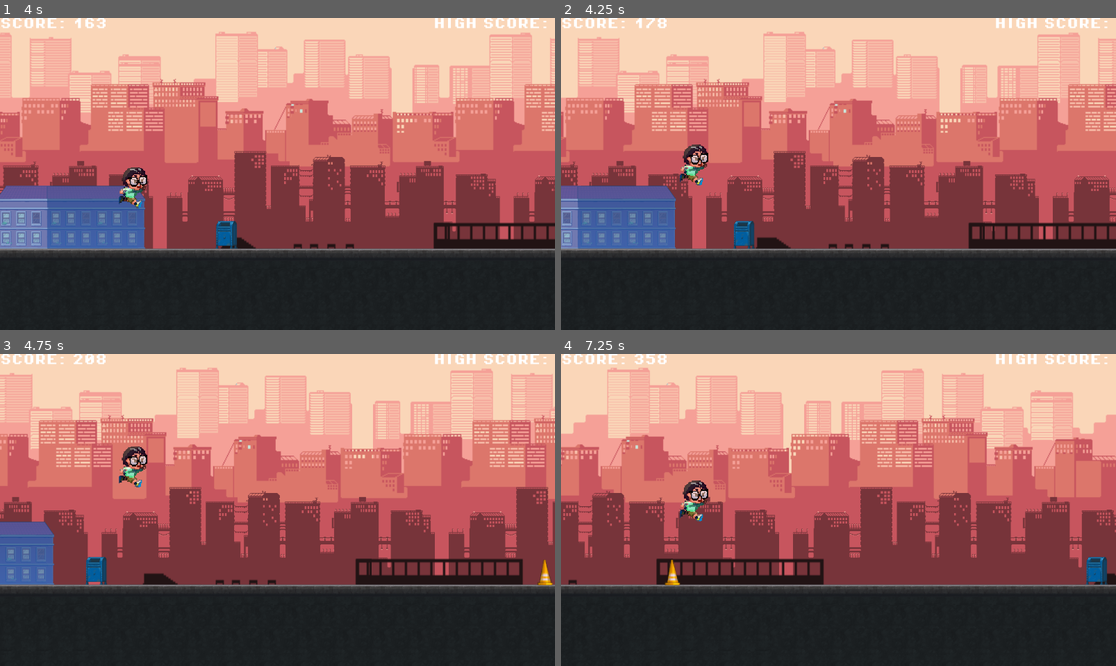
Above: before the commit, frames 1-4 (two rows, left to right).
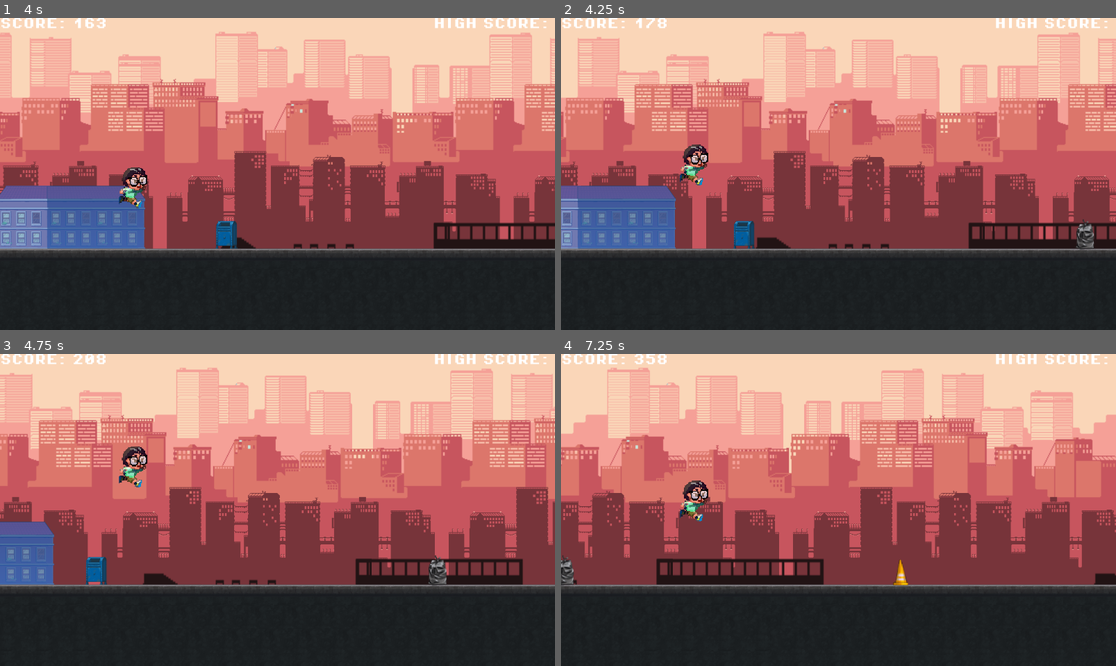
Above: after the commit, the same moments.

Repository: Chantology/runkimmy
Game: Godot game, scene res://scenes/ui/main_menu.tscn
Two runs of this game, one before a commit and one after it. Both use one fixed random seed, a clock stepped at 60 frames per second and the inputs below.
Inputs:
- Up to frame 1 (4 s): click "PLAY GAME" at 0.5 s; tap Enter (ui_accept) at 1.25, 1.52, 2.27, 3.77 s; hold Right (ui_right) 1.28-2.78 s; hold Left (ui_left) 2.78-3.53 s; hold Right (ui_right) from 3.53 s (still down)
- Up to frame 2 (4.25 s): keep holding Right (ui_right)
- Up to frame 3 (4.75 s): keep holding Right (ui_right); tap Enter (ui_accept) at 4.52 s
- Up to frame 4 (7.25 s): release Right (ui_right) at 5.03 s; hold Left (ui_left) 5.03-5.78 s; tap Enter (ui_accept) at 5.27, 6.77 s; hold Right (ui_right) 5.78-6.53 s; hold Left (ui_left) from 6.53 s (still down)

Frame 1 is identical in both runs. In frame 2, 0.2% of the frame differs, in the area x 92-96%, y 64-75%; in frame 3, 0.3%; in frame 4, 0.7%, in the area x 0-99%, y 64-75%.

Commit message:
- minor changes - added timer node (no function)

Diff:
--- a/project.godot
+++ b/project.godot
@@ -12,7 +12,7 @@
 
 config/name="Run Kimmy "
 config/description="This Game must be released before Kim's first game!"
-config/version="0.1.7.6"
+config/version="0.1.7.7"
 run/main_scene="res://scenes/ui/main_menu.tscn"
 config/features=PackedStringArray("4.3", "Forward Plus")
 boot_splash/bg_color=Color(0.0646965, 0.0646965, 0.0646965, 1)
--- a/scenes/level.tscn
+++ b/scenes/level.tscn
@@ -33,3 +33,7 @@
 [node name="AudioStreamPlayer" type="AudioStreamPlayer" parent="."]
 stream = ExtResource("8_crq84")
 autoplay = true
+
+[node name="Timer" type="Timer" parent="."]
+wait_time = 2.0
+autostart = true
--- a/scripts/level.gd
+++ b/scripts/level.gd
@@ -24,7 +24,7 @@
 const START_SPEED : float = 10.0
 const SPEED_MODIFIER : int = 5000
 #MAX_SPEED was 25 before
-const MAX_SPEED : int = 50
+const MAX_SPEED : int = 40
 var screen_size : Vector2i
 var ground_height : int
 var game_running : bool
@@ -98,8 +98,8 @@
 			$HUD.get_node("GameStartLabel").hide()
 
 func generate_obs():
-	#Generate ground obstacles -- randi_range was (300,500) before
-	if obstacles.is_empty() or last_obs.position.x < score + randi_range(10, 600):
+	#Generate ground obstacles -- randi_range was (300,500, then 10, 600) before
+	if obstacles.is_empty() or last_obs.position.x < score + randi_range(10, 1000):
 		var max_obs = difficulty + 1
 
 		for i in range(randi() % max_obs + 1):
@@ -108,7 +108,7 @@
 			var obs = obs_type.instantiate()
 			var obs_height = obs.get_node("Sprite2D").texture.get_height()
 			var obs_scale = obs.get_node("Sprite2D").scale
-			#Obstacles Spawning from out of screen, ChatGPT suggest to using this instead of screen_size.x
+			#Obstacles Spawning from out of screen used this instead of screen_size.x
 			var obs_x : int = get_viewport_rect().size.x + score + 100 + (i * 100)
 			#Note: 960 is hardcoded value for height, was 525 before
 			var obs_y : int = screen_size.y - ground_height - (obs_height * obs_scale.y / 2) - 960
@@ -116,6 +116,10 @@
 			add_obs(obs, obs_x, obs_y)
 			#print position of the obstacles - added for debugging purposes
 			print(obs.position)
+
+		# Set a new random interval for the timer and restart it --> NOT WORKING
+		$Timer.wait_time = randf_range(1.0, 5.0)
+		$Timer.start()
 
 func add_obs(obs, x, y):
 	obs.global_position = Vector2i(x, y)
@@ -144,17 +148,11 @@
 	if difficulty > MAX_DIFFICULTY:
 		difficulty = MAX_DIFFICULTY
 
-#update if window size changed  ~~ this is from ChatGPT!
+#update if window size changed  ~~ this is from ChatGPT, might adjust later!
 func _on_window_resized():
 	screen_size = get_window().size
 	var screen_height = screen_size.y
 	$ground.position.y = screen_height - $ground.texture.get_size().y
-	#Part below is not working - this is shit code from ChatGPT
-	#if DisplayServer.window_get_mode() == DisplayServer.WindowMode.WINDOW_MODE_FULLSCREEN:
-		#$Camera2D.position = Vector2(576, -529)
-	#elif OS.window_maximized:
-		#$Camera2D.position = Vector2(576, -529)
-		#$Camera2D.position = Vector2(576, -329)
 
 func game_over():
 	check_high_score()
